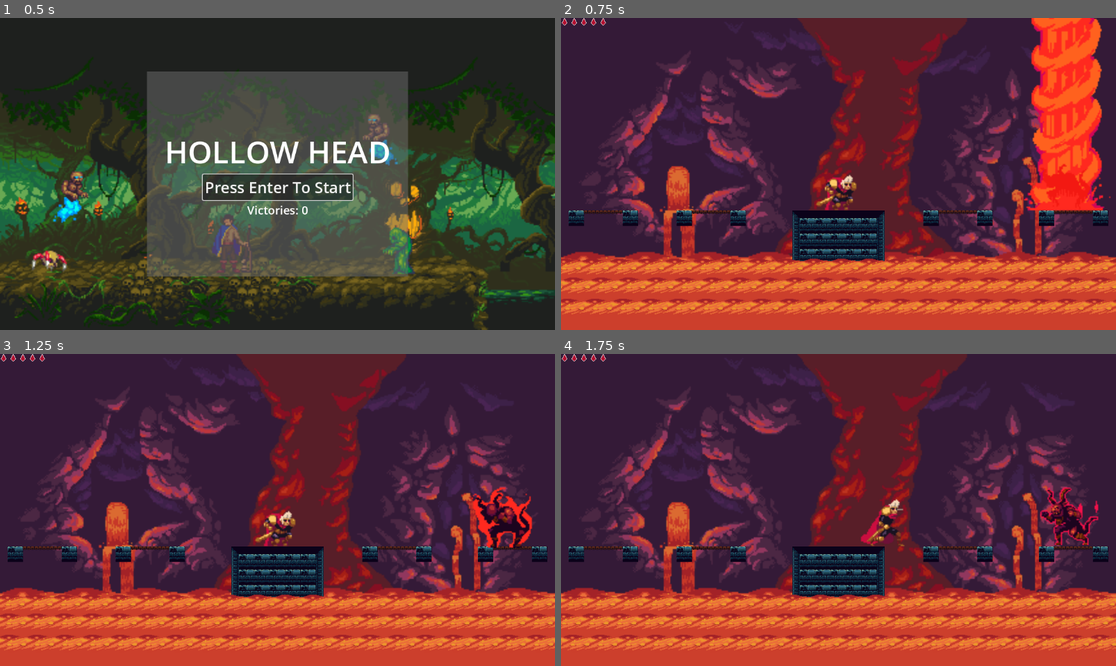
Above: before the commit, frames 1-4 (two rows, left to right).
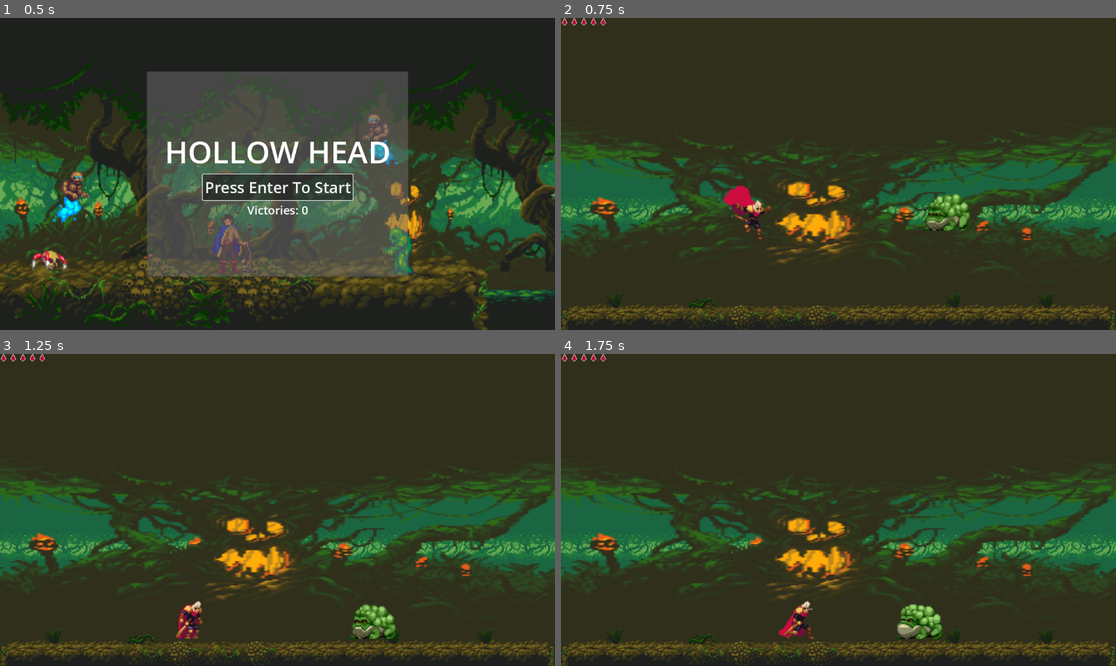
Above: after the commit, the same moments.

Repository: BenJenkyn/interactive-media-final-project
Game: Godot game, scene res://scenes/main.tscn
Same seed, same stepped clock (60 frames per second), same inputs: the game is played once before the commit and once after it.
Inputs:
- Up to frame 1 (0.5 s): no input
- Up to frame 2 (0.75 s): click "Press Enter To Start" at 0.5 s
- Up to frame 3 (1.25 s): no input
- Up to frame 4 (1.75 s): hold D (move_right) from 1.28 s (still down); tap Space (attack) at 1.35 s; tap Up (jump) at 1.52 s; tap Shift (dodge) at 1.55 s

Frame 1 is identical in both runs. In frame 2, 100% of the frame differs, in the area x 0-100%, y 0-100%; in frame 3, 100%; in frame 4, 100%.

Commit message:
Add player SFX and fix main menu level
Add several player sound effects (attack, dash, die, hurt, jump, land) and their .import files. Update Player.tscn to include AudioStream ext_resources and AudioStreamPlayer2D nodes under a SoundEffects node. Hook up player.gd to reference these players, add a _play_sound helper (with optional random pitch for attacks), track was_on_floor to detect land events, and play appropriate sounds on jump, land, attack, dash, hurt and death. Also change main_menu start handler to load LEVEL1 instead of LEVEL3.

Diff:
--- a/hollow-head/scenes/levels/main_menu.gd
+++ b/hollow-head/scenes/levels/main_menu.gd
@@ -16,4 +16,4 @@
 	pass
 
 func _on_start_pressed():
-	level_state.change_state(level_state.LevelStateEnum.LEVEL3)
+	level_state.change_state(level_state.LevelStateEnum.LEVEL1)
--- a/hollow-head/scenes/player/Player.tscn
+++ b/hollow-head/scenes/player/Player.tscn
@@ -32,6 +32,12 @@
 [ext_resource type="Texture2D" uid="uid://b4x7g0ujjbm7b" path="res://assets/characters/1 Terrible Knight/Sprites/Run/frame12.png" id="23_pysui"]
 [ext_resource type="Texture2D" uid="uid://bg2cdnbg3qf34" path="res://assets/characters/1 Terrible Knight/Sprites/AttackSide/attackside-export1.png" id="28_1hh02"]
 [ext_resource type="Texture2D" uid="uid://cj1qqsbtqskqh" path="res://assets/characters/1 Terrible Knight/Sprites/AttackSide/attackside-export2.png" id="29_5ttev"]
+[ext_resource type="AudioStream" uid="uid://cyayksrvhdiyk" path="res://assets/sfx/Player/attack.mp3" id="33_jtlb7"]
+[ext_resource type="AudioStream" uid="uid://d3m4vts122w7g" path="res://assets/sfx/Player/jump.mp3" id="34_ijyjs"]
+[ext_resource type="AudioStream" uid="uid://dwva540pqpu4f" path="res://assets/sfx/Player/land.mp3" id="35_a4b0l"]
+[ext_resource type="AudioStream" uid="uid://dnmu8fhhekrcm" path="res://assets/sfx/Player/dash.mp3" id="36_u3hyo"]
+[ext_resource type="AudioStream" uid="uid://closk3skx5s11" path="res://assets/sfx/Player/hurt.mp3" id="37_pysui"]
+[ext_resource type="AudioStream" uid="uid://diq2eaqdpadcc" path="res://assets/sfx/Player/die.mp3" id="38_4ntn1"]
 
 [sub_resource type="SpriteFrames" id="SpriteFrames_pn6s4"]
 animations = [{
@@ -214,6 +220,29 @@
 [node name="CollisionShape2D" type="CollisionShape2D" parent="Hurtbox"]
 shape = SubResource("CapsuleShape2D_gfjak")
 
+[node name="SoundEffects" type="Node" parent="."]
+
+[node name="AttackSound" type="AudioStreamPlayer2D" parent="SoundEffects"]
+stream = ExtResource("33_jtlb7")
+volume_db = 10.0
+
+[node name="JumpSound" type="AudioStreamPlayer2D" parent="SoundEffects"]
+stream = ExtResource("34_ijyjs")
+volume_db = 5.0
+
+[node name="LandSound" type="AudioStreamPlayer2D" parent="SoundEffects"]
+stream = ExtResource("35_a4b0l")
+volume_db = 10.0
+
+[node name="DashSound" type="AudioStreamPlayer2D" parent="SoundEffects"]
+stream = ExtResource("36_u3hyo")
+
+[node name="HurtSound" type="AudioStreamPlayer2D" parent="SoundEffects"]
+stream = ExtResource("37_pysui")
+
+[node name="DeathSound" type="AudioStreamPlayer2D" parent="SoundEffects"]
+stream = ExtResource("38_4ntn1")
+
 [connection signal="animation_finished" from="AnimatedSprite2D" to="." method="_on_animated_sprite_2d_animation_finished"]
 [connection signal="frame_changed" from="AnimatedSprite2D" to="." method="_on_animated_sprite_2d_frame_changed"]
 [connection signal="timeout" from="DashTimer" to="." method="_on_dash_timer_timeout"]
--- a/hollow-head/scripts/player.gd
+++ b/hollow-head/scripts/player.gd
@@ -40,6 +40,13 @@
 @onready var hurtbox: Area2D = $Hurtbox
 @onready var hurtbox_shape: CollisionShape2D = $Hurtbox/CollisionShape2D
 
+@onready var attack_sound: AudioStreamPlayer2D = $SoundEffects/AttackSound
+@onready var jump_sound: AudioStreamPlayer2D = $SoundEffects/JumpSound
+@onready var land_sound: AudioStreamPlayer2D = $SoundEffects/LandSound
+@onready var dash_sound: AudioStreamPlayer2D = $SoundEffects/DashSound
+@onready var hurt_sound: AudioStreamPlayer2D = $SoundEffects/HurtSound
+@onready var death_sound: AudioStreamPlayer2D = $SoundEffects/DeathSound
+
 var pause_menu_scene = preload("res://scenes/UI/pause_menu.tscn")
 var overlay_menu: CanvasLayer = null
 var pause_toggle_lock_frames: int = 0
@@ -66,6 +73,7 @@
 var movement_locked: bool = false
 
 var damage_popup_layer: CanvasLayer = null
+var was_on_floor: bool = false
 
 func _ready() -> void:
 	max_health = player_state.max_health
@@ -90,6 +98,9 @@
 	dash_timer.wait_time = dodge_time
 	hurtbox.area_entered.connect(_on_hurtbox_area_entered)
 	hurtbox.body_entered.connect(_on_hurtbox_body_entered)
+
+	was_on_floor = is_on_floor()
+
 	change_state(PlayerState.IDLE)
 
 func _ensure_pause_action_binding() -> void:
@@ -135,6 +146,17 @@
 			label.queue_free()
 	)
 
+func _play_sound(player: AudioStreamPlayer2D, random_pitch: bool = false) -> void:
+	if player == null:
+		return
+
+	if random_pitch:
+		player.pitch_scale = randf_range(0.95, 1.05)
+	else:
+		player.pitch_scale = 1.0
+
+	player.play()
+
 func _physics_process(delta: float) -> void:
 	if pause_toggle_lock_frames > 0:
 		pause_toggle_lock_frames -= 1
@@ -144,6 +166,7 @@
 	if is_dead:
 		velocity = Vector2.ZERO
 		move_and_slide()
+		was_on_floor = is_on_floor()
 		return
 
 	if movement_locked:
@@ -154,6 +177,7 @@
 			change_state(PlayerState.IDLE)
 
 		move_and_slide()
+		was_on_floor = is_on_floor()
 		return
 
 	var input_x := Input.get_axis("move_left", "move_right")
@@ -182,6 +206,13 @@
 			_state_dead()
 
 	move_and_slide()
+
+	var landed_this_frame: bool = not was_on_floor and is_on_floor()
+	if landed_this_frame and not is_dead and not movement_locked:
+		_play_sound(land_sound)
+
+	was_on_floor = is_on_floor()
+
 	_update_air_state()
 
 func change_state(new_state: PlayerState) -> void:
@@ -202,6 +233,7 @@
 		PlayerState.JUMP:
 			anim.modulate.a = 1.0
 			anim.play("jump")
+			_play_sound(jump_sound)
 
 		PlayerState.FALL:
 			anim.modulate.a = 1.0
@@ -215,6 +247,7 @@
 			attack_area.monitoring = true
 			attack_shape.disabled = false
 			anim.play("attack")
+			_play_sound(attack_sound, true)
 
 		PlayerState.THROW:
 			anim.modulate.a = 1.0
@@ -234,6 +267,7 @@
 			anim.flip_h = dodge_facing < 0
 			anim.play("dodge")
 			dash_timer.start(dodge_time)
+			_play_sound(dash_sound)
 
 		PlayerState.HURT:
 			anim.modulate.a = 1.0
@@ -241,6 +275,7 @@
 				anim.play("hurt")
 			else:
 				anim.play("idle")
+			_play_sound(hurt_sound)
 
 		PlayerState.DEAD:
 			anim.modulate.a = 1.0
@@ -248,6 +283,7 @@
 				anim.play("dead")
 			else:
 				anim.play("idle")
+			_play_sound(death_sound)
 
 func _state_idle(input_x: float) -> void:
 	velocity.x = 0.0
Not shown, added: hollow-head/assets/sfx/Player/attack.mp3.import
Not shown, added: hollow-head/assets/sfx/Player/dash.mp3.import
Not shown, added: hollow-head/assets/sfx/Player/die.mp3.import
Not shown, added: hollow-head/assets/sfx/Player/hurt.mp3.import
Not shown, added: hollow-head/assets/sfx/Player/jump.mp3.import
Not shown, added: hollow-head/assets/sfx/Player/land.mp3.import
Not shown: 1 places in hollow-head/scenes/player/Player.tscn that only renumber resources
Not shown, added: hollow-head/assets/sfx/Player/attack.mp3
Not shown, added: hollow-head/assets/sfx/Player/dash.mp3
Not shown, added: hollow-head/assets/sfx/Player/die.mp3
Not shown, added: hollow-head/assets/sfx/Player/hurt.mp3
Not shown, added: hollow-head/assets/sfx/Player/jump.mp3
(and 1 more such lines)
